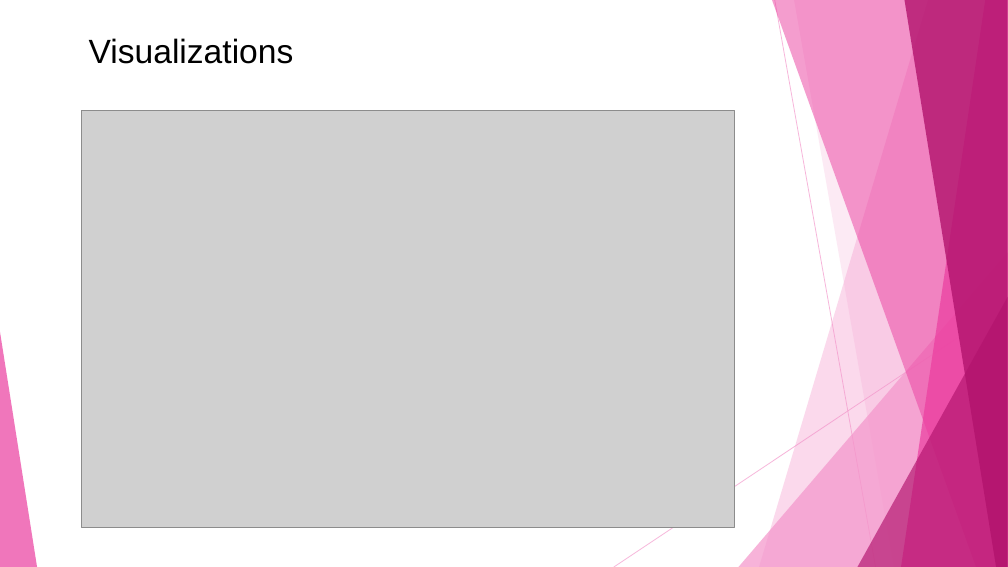
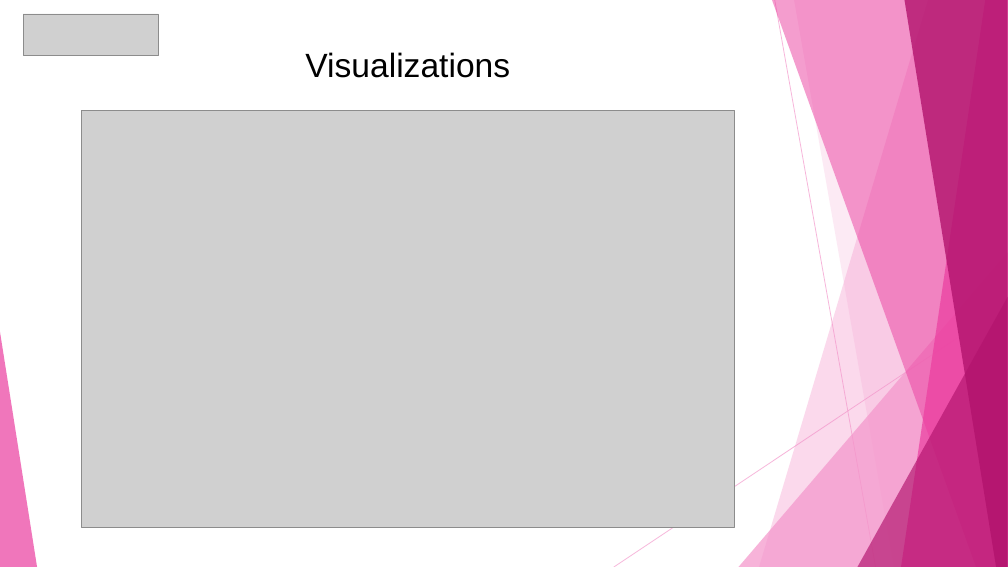
Before and after one commit to ShantaAngadageri/Infosys_Crowdcount_October2025_Shanta_Angadageri, a slide deck: slide 12 of crowd_count_ppt (2).pptx (slide 13 before the commit). Drawn at 1008x567 pixels with LibreOffice and Linux fonts; fonts in the diff are those of the drawing; grey boxes stand for pictures. Boxes give left, top, right and bottom in pixels: in the first picture for what was removed or moved away, otherwise in the second. Text is boxed around its words. In the diff, an @@ line names an element or a change of style, - is before the commit and + after.

```diff
--- a/crowd_count_ppt (2).pptx
+++ b/crowd_count_ppt (2).pptx
@@ picture added at (23, 14, 159, 55) @@
@@ text "Visualizations": place and size @@
-text "Visualizations" at (89, 38, 294, 64)
+text "Visualizations" at (305, 52, 510, 78)
@@ text "Visualizations" at (305, 52, 510, 78): alignment left to centre @@
```
Also in this commit, not shown: 16 other slides changed, 1 slide removed, 1 other file.
